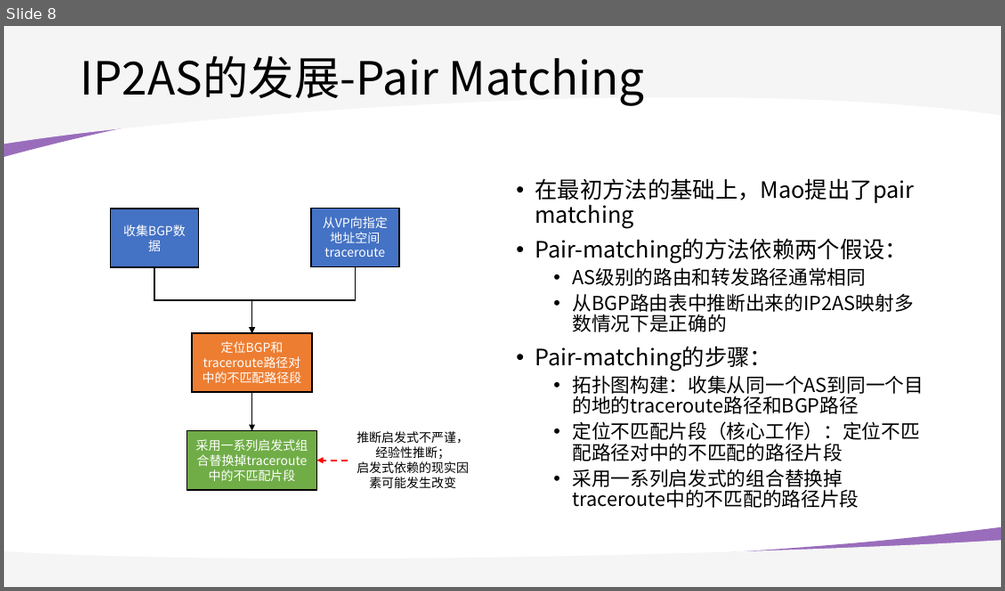
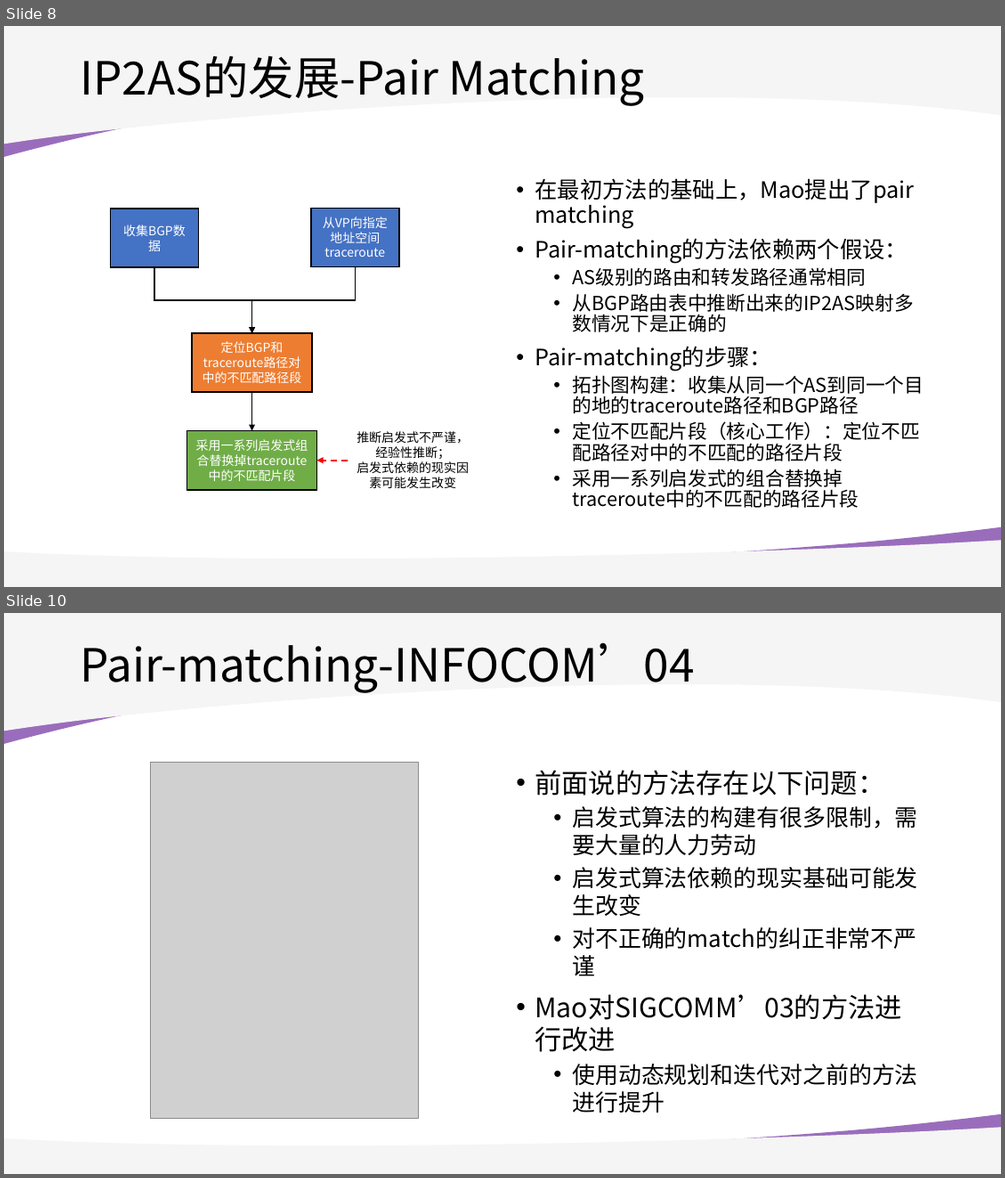
Before and after one commit to WhileBug/IP2AS_survey, a slide deck: PPT/IP2AS_survey.pptx. Shown one above the other, each under a label of ours: slide 8 before the commit, slides 8 and 10 after it; the slides between them are not shown. The pictures are 1005x591 and 1005x1178 pixels, drawn with LibreOffice and Linux fonts; fonts in the diff are those of the drawing; grey boxes stand for pictures; background and template pictures are left out. Boxes give left, top, right and bottom in pixels: in the first picture for what was removed or moved away, otherwise in the second. Text is boxed around its words. In the diff, an @@ line names an element or a change of style, - is before the commit and + after.

```diff
--- a/PPT/IP2AS_survey.pptx
+++ b/PPT/IP2AS_survey.pptx
@@ slide 10 added at [4, 613, 1001, 1174], background #FFFFFF; not listed: 4 template elements that a slide beside it also shows @@
@@ title added at [80, 642, 694, 693], 44 pt, text #000000 @@
+Pair-matching-INFOCOM’04
@@ picture added at [151, 763, 418, 1119] @@
@@ text added at [534, 770, 917, 1112], 22.2 pt, text #000000 @@
+• 前面说的方法存在以下问题：
+  • 启发式算法的构建有很多限制，需要大量的人力劳动
+  • 启发式算法依赖的现实基础可能发生改变
+  • 对不正确的match的纠正非常不严谨
+• Mao对SIGCOMM’03的方法进行改进
+  • 使用动态规划和迭代对之前的方法进行提升
```
Also in this commit, not shown: 1 slide changed, 5 other slides added, 1 other file.
